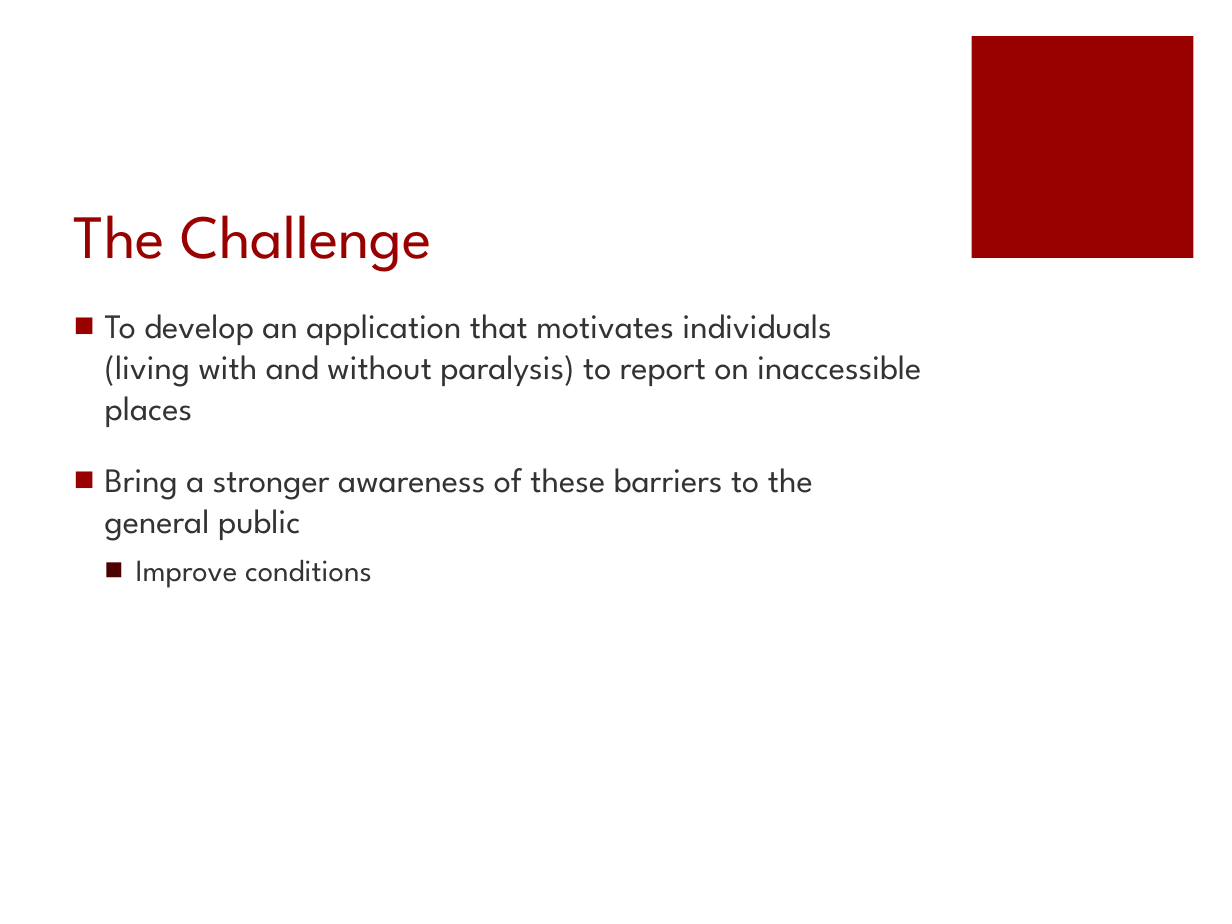
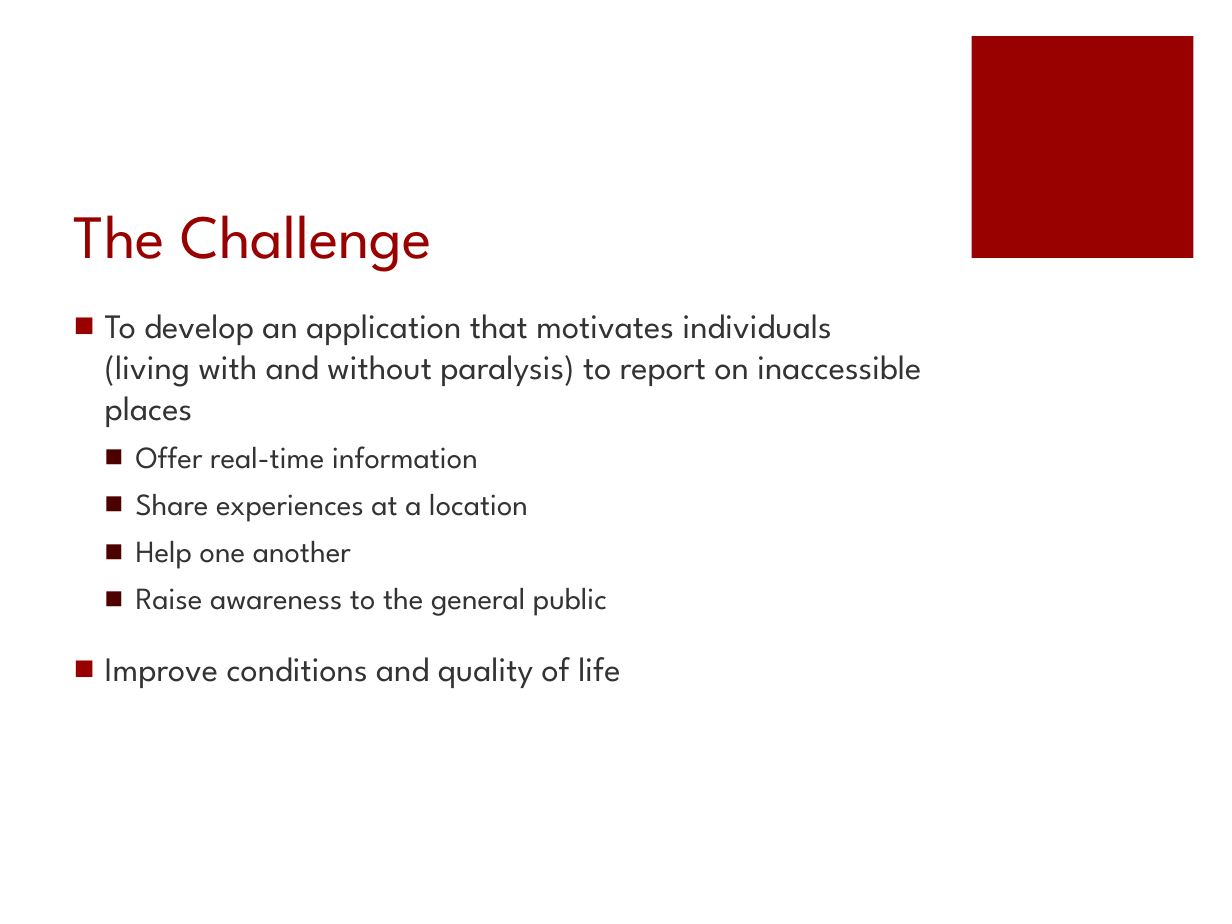
Before and after one commit to Tampa2016/team-3, a slide deck: slide 3 of Team3Presentation.pptx. Drawn at 1232x924 pixels with LibreOffice and Linux fonts; fonts in the diff are those of the drawing. Boxes give left, top, right and bottom in pixels: in the first picture for what was removed or moved away, otherwise in the second. Text is boxed around its words. In the diff, an @@ line names an element or a change of style, - is before the commit and + after.

Commit message:
Modified Powerpoint presentation

```diff
--- a/Team3Presentation.pptx
+++ b/Team3Presentation.pptx
@@ text at <box>105,446,620,688</box>: text changed; size 20 to 18 pt @@
-■ Bring a stronger awareness of these barriers to the general public
-  ■ Improve conditions
+  ■ Offer real-time information
+  ■ Share experiences at a location
+  ■ Help one another
+  ■ Raise awareness to the general public
+■ Improve conditions and quality of life
```
Also in this commit, not shown: 2 other slides changed, 3 slides added, 1 slide removed.
